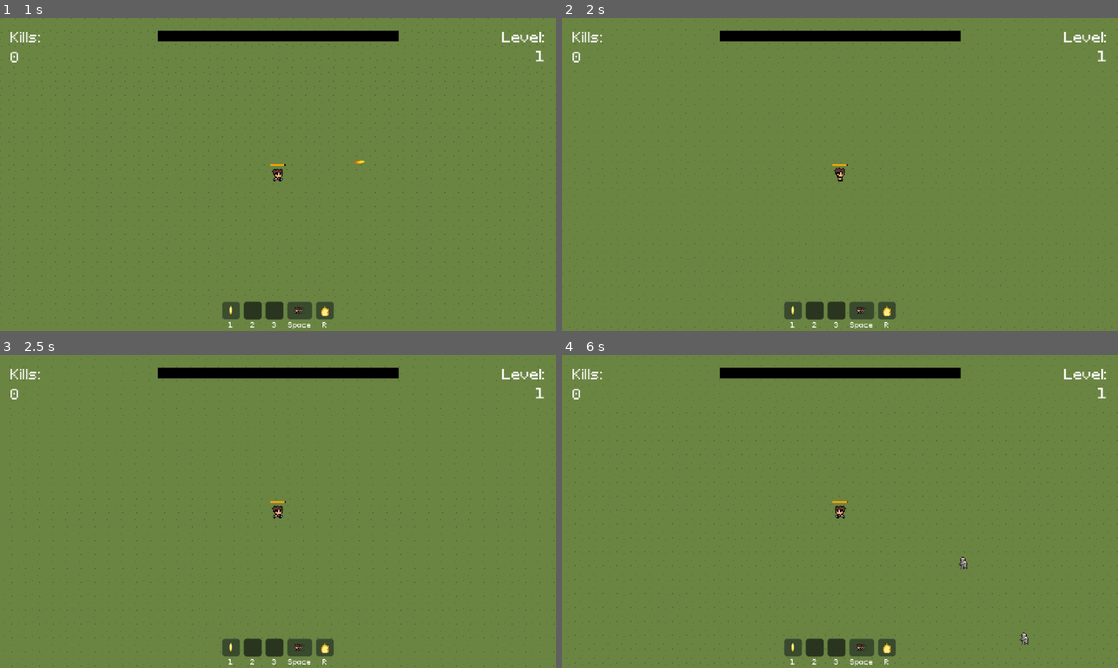
Above: before the commit, frames 1-4 (two rows, left to right).
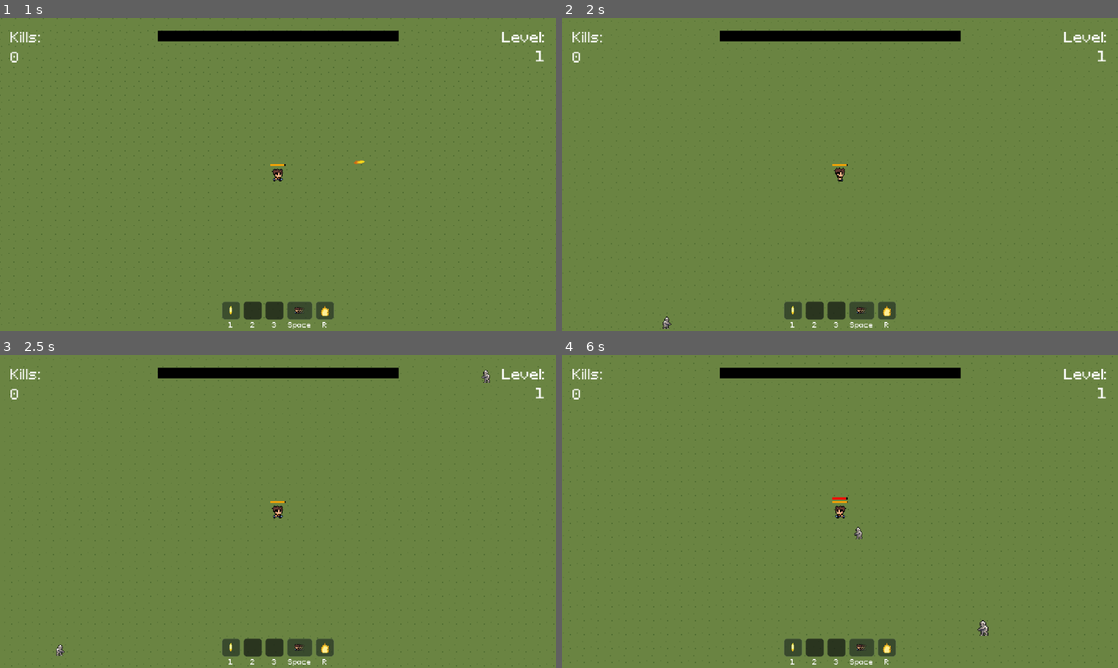
Above: after the commit, the same moments.

Repository: mp1707/godot-survivors-game
Game: Godot game, scene res://scenes/main.tscn
Two runs of this game, one before a commit and one after it. Both use one fixed random seed, a clock stepped at 60 frames per second and the inputs below.
Inputs (mouse positions are in pixels of both pictures, inside the frame that each line leads up to):
- Up to frame 1 (1 s): tap Enter at 0.5 s; move the mouse to (400, 158) at 0.52 s; hold D (move_right) from 0.53 s (still down); hold 1 (action1) from 0.53 s (still down); click (400, 158) at 0.67 s
- Up to frame 2 (2 s): release D (move_right) at 1.25 s; release 1 (action1) at 1.25 s; drag from (728, 190) to (967, 152) at 1.27 s
- Up to frame 3 (2.5 s): move the mouse to (333, 442) at 2.02 s; hold D (move_right) from 2.03 s (still down); hold 3 (action3) from 2.03 s (still down)
- Up to frame 4 (6 s): release D (move_right) at 2.75 s; release 3 (action3) at 2.75 s; drag from (812, 574) to (673, 464) at 2.77 s; move the mouse to (1006, 558) at 3.52 s; hold A (move_left) 3.53-4.25 s; hold Space (dash) 3.53-4.25 s; drag from (673, 464) to (756, 433) at 4.27 s; move the mouse to (867, 511) at 5.02 s; hold Down (move_down) 5.03-5.75 s; hold 2 (action2) 5.03-5.75 s; click (867, 511) at 5.17 s; drag from (756, 433) to (728, 527) at 5.77 s

Frame 1 is identical in both runs. In frame 2, less than 0.1% of the frame differs, in the area x 18-20%, y 95-100%; in frame 3, less than 0.1%; in frame 4, 1.3%, in the area x 0-100%, y 0-99%.

Commit message:
refactor: replace enemy pool with staged wave definitions and add crawler and eye enemy types

Diff:
--- /dev/null
+++ b/resources/balance/enemies/crawler.tres
@@ -0,0 +1,20 @@
+[gd_resource type="Resource" script_class="EnemyDefinition" load_steps=3 format=3]
+
+[ext_resource type="Script" path="res://scripts/data/balance/enemy_definition.gd" id="1_script"]
+[ext_resource type="PackedScene" path="res://scenes/enemies/crawler.tscn" id="2_scene"]
+
+[resource]
+script = ExtResource("1_script")
+id = &"crawler"
+scene = ExtResource("2_scene")
+max_hp = 2
+attack_damage = 10
+attack_range = 18.0
+attack_interval = 0.9
+move_speed = 36.0
+stop_distance = 12.0
+knockback_strength = 60.0
+knockback_decay = 650.0
+hit_flash_time = 0.07
+xp_drop_value = 1
+sprite_scale = 1.0
--- /dev/null
+++ b/resources/balance/enemies/crawler_elite.tres
@@ -0,0 +1,20 @@
+[gd_resource type="Resource" script_class="EnemyDefinition" load_steps=3 format=3]
+
+[ext_resource type="Script" path="res://scripts/data/balance/enemy_definition.gd" id="1_script"]
+[ext_resource type="PackedScene" path="res://scenes/enemies/crawler.tscn" id="2_scene"]
+
+[resource]
+script = ExtResource("1_script")
+id = &"crawler_elite"
+scene = ExtResource("2_scene")
+max_hp = 4
+attack_damage = 12
+attack_range = 18.0
+attack_interval = 0.9
+move_speed = 36.0
+stop_distance = 12.0
+knockback_strength = 55.0
+knockback_decay = 650.0
+hit_flash_time = 0.07
+xp_drop_value = 3
+sprite_scale = 1.3
--- /dev/null
+++ b/resources/balance/enemies/eye.tres
@@ -0,0 +1,20 @@
+[gd_resource type="Resource" script_class="EnemyDefinition" load_steps=3 format=3]
+
+[ext_resource type="Script" path="res://scripts/data/balance/enemy_definition.gd" id="1_script"]
+[ext_resource type="PackedScene" path="res://scenes/enemies/eye.tscn" id="2_scene"]
+
+[resource]
+script = ExtResource("1_script")
+id = &"eye"
+scene = ExtResource("2_scene")
+max_hp = 3
+attack_damage = 12
+attack_range = 20.0
+attack_interval = 0.75
+move_speed = 48.0
+stop_distance = 12.0
+knockback_strength = 70.0
+knockback_decay = 650.0
+hit_flash_time = 0.07
+xp_drop_value = 2
+sprite_scale = 1.0
--- /dev/null
+++ b/resources/balance/enemies/eye_elite.tres
@@ -0,0 +1,20 @@
+[gd_resource type="Resource" script_class="EnemyDefinition" load_steps=3 format=3]
+
+[ext_resource type="Script" path="res://scripts/data/balance/enemy_definition.gd" id="1_script"]
+[ext_resource type="PackedScene" path="res://scenes/enemies/eye.tscn" id="2_scene"]
+
+[resource]
+script = ExtResource("1_script")
+id = &"eye_elite"
+scene = ExtResource("2_scene")
+max_hp = 6
+attack_damage = 14
+attack_range = 20.0
+attack_interval = 0.75
+move_speed = 48.0
+stop_distance = 12.0
+knockback_strength = 65.0
+knockback_decay = 650.0
+hit_flash_time = 0.07
+xp_drop_value = 4
+sprite_scale = 1.3
--- /dev/null
+++ b/resources/balance/enemies/ghoul_elite.tres
@@ -0,0 +1,20 @@
+[gd_resource type="Resource" script_class="EnemyDefinition" load_steps=3 format=3]
+
+[ext_resource type="Script" path="res://scripts/data/balance/enemy_definition.gd" id="1_script"]
+[ext_resource type="PackedScene" path="res://scenes/enemies/ghoul.tscn" id="2_scene"]
+
+[resource]
+script = ExtResource("1_script")
+id = &"ghoul_elite"
+scene = ExtResource("2_scene")
+max_hp = 3
+attack_damage = 12
+attack_range = 18.0
+attack_interval = 0.8
+move_speed = 40.0
+stop_distance = 12.0
+knockback_strength = 60.0
+knockback_decay = 650.0
+hit_flash_time = 0.07
+xp_drop_value = 2
+sprite_scale = 1.3
--- a/resources/balance/waves/default_run.tres
+++ b/resources/balance/waves/default_run.tres
@@ -1,16 +1,42 @@
-[gd_resource type="Resource" script_class="WaveDefinition" format=3 uid="uid://dlv2luwt6eyej"]
+[gd_resource type="Resource" script_class="WaveDefinition" load_steps=13 format=3 uid="uid://dlv2luwt6eyej"]
 
 [ext_resource type="Script" uid="uid://btts4hin5rw5k" path="res://scripts/data/balance/wave_definition.gd" id="1_script"]
-[ext_resource type="Script" uid="uid://fikysnc6pykc" path="res://scripts/data/balance/enemy_definition.gd" id="1_vk4te"]
-[ext_resource type="Resource" path="res://resources/balance/enemies/ghoul.tres" id="2_ghoul"]
+[ext_resource type="Script" path="res://scripts/data/balance/wave_stage.gd" id="2_stage_script"]
+[ext_resource type="Resource" path="res://resources/balance/enemies/ghoul.tres" id="3_ghoul"]
+[ext_resource type="Resource" path="res://resources/balance/enemies/ghoul_elite.tres" id="4_ghoul_elite"]
+[ext_resource type="Resource" path="res://resources/balance/enemies/crawler.tres" id="5_crawler"]
+[ext_resource type="Resource" path="res://resources/balance/enemies/crawler_elite.tres" id="6_crawler_elite"]
+[ext_resource type="Resource" path="res://resources/balance/enemies/eye.tres" id="7_eye"]
+[ext_resource type="Resource" path="res://resources/balance/enemies/eye_elite.tres" id="8_eye_elite"]
 
 [sub_resource type="Curve" id="Curve_wave_size"]
 _limits = [1.0, 6.0, 0.0, 1.0]
 _data = [Vector2(0, 1), 0.0, 0.0, 0, 0, Vector2(1, 6), 0.0, 0.0, 0, 0]
 point_count = 2
 
+[sub_resource type="Resource" id="WaveStage_ghoul"]
+script = ExtResource("2_stage_script")
+normal_enemy = ExtResource("3_ghoul")
+elite_enemy = ExtResource("4_ghoul_elite")
+enemy_count = 220
+elite_chance = 0.07
+
+[sub_resource type="Resource" id="WaveStage_crawler"]
+script = ExtResource("2_stage_script")
+normal_enemy = ExtResource("5_crawler")
+elite_enemy = ExtResource("6_crawler_elite")
+enemy_count = 280
+elite_chance = 0.08
+
+[sub_resource type="Resource" id="WaveStage_eye"]
+script = ExtResource("2_stage_script")
+normal_enemy = ExtResource("7_eye")
+elite_enemy = ExtResource("8_eye_elite")
+enemy_count = 300
+elite_chance = 0.1
+
 [resource]
 script = ExtResource("1_script")
 wave_size_curve = SubResource("Curve_wave_size")
-max_waves_for_curve = 50
-enemy_pool = Array[ExtResource("1_vk4te")]([ExtResource("2_ghoul")])
+max_waves_for_curve = 40
+stages = Array[ExtResource("2_stage_script")]([SubResource("WaveStage_ghoul"), SubResource("WaveStage_crawler"), SubResource("WaveStage_eye")])
--- /dev/null
+++ b/scenes/enemies/crawler.tscn
@@ -0,0 +1,60 @@
+[gd_scene format=3 uid="uid://1bc8385wiu0l"]
+
+[ext_resource type="Script" uid="uid://cnlf4nfsxr33h" path="res://scripts/enemies/ghoul.gd" id="1_8yhgg"]
+[ext_resource type="Texture2D" uid="uid://c1q31y318pjod" path="res://art/enemies/Dismembered Crawler/DismemberedCrawler.png" id="2_l8e30"]
+[ext_resource type="Script" uid="uid://yc0k8852pd4l" path="res://scripts/combat/hit_reaction_2d.gd" id="3_ntbkm"]
+
+[sub_resource type="AtlasTexture" id="AtlasTexture_hg70l"]
+atlas = ExtResource("2_l8e30")
+region = Rect2(0, 0, 16, 16)
+
+[sub_resource type="AtlasTexture" id="AtlasTexture_8f62q"]
+atlas = ExtResource("2_l8e30")
+region = Rect2(16, 0, 16, 16)
+
+[sub_resource type="AtlasTexture" id="AtlasTexture_d6xth"]
+atlas = ExtResource("2_l8e30")
+region = Rect2(32, 0, 16, 16)
+
+[sub_resource type="AtlasTexture" id="AtlasTexture_gxrs0"]
+atlas = ExtResource("2_l8e30")
+region = Rect2(48, 0, 16, 16)
+
+[sub_resource type="SpriteFrames" id="SpriteFrames_euqfn"]
+animations = [{
+"frames": [{
+"duration": 1.0,
+"texture": SubResource("AtlasTexture_hg70l")
+}, {
+"duration": 1.0,
+"texture": SubResource("AtlasTexture_8f62q")
+}, {
+"duration": 1.0,
+"texture": SubResource("AtlasTexture_d6xth")
+}, {
+"duration": 1.0,
+"texture": SubResource("AtlasTexture_gxrs0")
+}],
+"loop": true,
+"name": &"default",
+"speed": 5.0
+}]
+
+[sub_resource type="CapsuleShape2D" id="CapsuleShape2D_rhry4"]
+radius = 5.0
+height = 16.0
+
+[node name="Crawler" type="CharacterBody2D" unique_id=560951609]
+script = ExtResource("1_8yhgg")
+collision_layer = 4
+collision_mask = 7
+
+[node name="AnimatedSprite2D" type="AnimatedSprite2D" parent="." unique_id=1041669266]
+sprite_frames = SubResource("SpriteFrames_euqfn")
+
+[node name="CollisionShape2D" type="CollisionShape2D" parent="." unique_id=270982335]
+position = Vector2(1, 1)
+shape = SubResource("CapsuleShape2D_rhry4")
+
+[node name="HitReaction" type="Node" parent="." unique_id=850013347]
+script = ExtResource("3_ntbkm")
--- /dev/null
+++ b/scenes/enemies/eye.tscn
@@ -0,0 +1,60 @@
+[gd_scene format=3 uid="uid://fstw5ubi16go"]
+
+[ext_resource type="Script" uid="uid://cnlf4nfsxr33h" path="res://scripts/enemies/ghoul.gd" id="1_817ua"]
+[ext_resource type="Texture2D" uid="uid://bc143k0o0isr8" path="res://art/enemies/Ghastly Eye/GhastlyEye.png" id="2_sypwk"]
+[ext_resource type="Script" uid="uid://yc0k8852pd4l" path="res://scripts/combat/hit_reaction_2d.gd" id="3_50m3f"]
+
+[sub_resource type="AtlasTexture" id="AtlasTexture_hg70l"]
+atlas = ExtResource("2_sypwk")
+region = Rect2(0, 0, 16, 16)
+
+[sub_resource type="AtlasTexture" id="AtlasTexture_8f62q"]
+atlas = ExtResource("2_sypwk")
+region = Rect2(16, 0, 16, 16)
+
+[sub_resource type="AtlasTexture" id="AtlasTexture_d6xth"]
+atlas = ExtResource("2_sypwk")
+region = Rect2(32, 0, 16, 16)
+
+[sub_resource type="AtlasTexture" id="AtlasTexture_gxrs0"]
+atlas = ExtResource("2_sypwk")
+region = Rect2(48, 0, 16, 16)
+
+[sub_resource type="SpriteFrames" id="SpriteFrames_euqfn"]
+animations = [{
+"frames": [{
+"duration": 1.0,
+"texture": SubResource("AtlasTexture_hg70l")
+}, {
+"duration": 1.0,
+"texture": SubResource("AtlasTexture_8f62q")
+}, {
+"duration": 1.0,
+"texture": SubResource("AtlasTexture_d6xth")
+}, {
+"duration": 1.0,
+"texture": SubResource("AtlasTexture_gxrs0")
+}],
+"loop": true,
+"name": &"default",
+"speed": 5.0
+}]
+
+[sub_resource type="CapsuleShape2D" id="CapsuleShape2D_rhry4"]
+radius = 5.0
+height = 16.0
+
+[node name="Eye" type="CharacterBody2D" unique_id=560951609]
+script = ExtResource("1_817ua")
+collision_layer = 4
+collision_mask = 7
+
+[node name="AnimatedSprite2D" type="AnimatedSprite2D" parent="." unique_id=1041669266]
+sprite_frames = SubResource("SpriteFrames_euqfn")
+
+[node name="CollisionShape2D" type="CollisionShape2D" parent="." unique_id=270982335]
+position = Vector2(1, 1)
+shape = SubResource("CapsuleShape2D_rhry4")
+
+[node name="HitReaction" type="Node" parent="." unique_id=850013347]
+script = ExtResource("3_50m3f")
--- a/scripts/data/balance/enemy_definition.gd
+++ b/scripts/data/balance/enemy_definition.gd
@@ -21,3 +21,6 @@
 
 @export_group("Rewards")
 @export var xp_drop_value: int = 1
+
+@export_group("Visuals")
+@export var sprite_scale: float = 1.0
--- a/scripts/data/balance/wave_definition.gd
+++ b/scripts/data/balance/wave_definition.gd
@@ -1,7 +1,6 @@
 extends Resource
 class_name WaveDefinition
 
-@export var total_enemy_count: int = 100
 @export var wave_size_increase_every: int = 5
 @export var max_enemies_per_wave: int = 6
 
@@ -13,8 +12,8 @@
 @export var wave_size_curve: Curve
 @export var max_waves_for_curve: int = 100
 
-@export_group("Enemies")
-@export var enemy_pool: Array[EnemyDefinition] = []
+@export_group("Stages")
+@export var stages: Array[WaveStage] = []
 
 func get_wave_size(wave_index: int) -> int:
 	var cap: int = maxi(max_enemies_per_wave, 1)
@@ -29,8 +28,19 @@
 	var step_index: int = int(float(wave_index) / float(waves_per_step))
 	return clampi(1 + step_index, 1, cap)
 
-func pick_enemy(rng: RandomNumberGenerator) -> EnemyDefinition:
-	if enemy_pool.is_empty():
-		return null
-	var index: int = rng.randi_range(0, enemy_pool.size() - 1)
-	return enemy_pool[index]
+func get_total_enemy_count() -> int:
+	var total: int = 0
+	for stage: WaveStage in stages:
+		if stage != null:
+			total += maxi(stage.enemy_count, 0)
+	return total
+
+func pick_enemy_for_spawn(rng: RandomNumberGenerator, spawned_count: int) -> EnemyDefinition:
+	var cumulative: int = 0
+	for stage: WaveStage in stages:
+		if stage == null:
+			continue
+		cumulative += maxi(stage.enemy_count, 0)
+		if spawned_count < cumulative:
+			return stage.pick_enemy(rng)
+	return null
--- /dev/null
+++ b/scripts/data/balance/wave_stage.gd
@@ -0,0 +1,12 @@
+extends Resource
+class_name WaveStage
+
+@export var normal_enemy: EnemyDefinition
+@export var elite_enemy: EnemyDefinition
+@export var enemy_count: int = 100
+@export_range(0.0, 1.0, 0.01) var elite_chance: float = 0.08
+
+func pick_enemy(rng: RandomNumberGenerator) -> EnemyDefinition:
+	if elite_enemy != null and rng.randf() < elite_chance:
+		return elite_enemy
+	return normal_enemy
--- a/scripts/enemies/ghoul.gd
+++ b/scripts/enemies/ghoul.gd
@@ -47,6 +47,8 @@
 	knockback_strength = definition.knockback_strength
 	knockback_decay = definition.knockback_decay
 	hit_flash_time = definition.hit_flash_time
+	if _animated_sprite != null:
+		_animated_sprite.scale = Vector2.ONE * definition.sprite_scale
 
 func _physics_process(delta: float) -> void:
 	_hit_reaction.physics_step(delta)
--- a/scripts/main.gd
+++ b/scripts/main.gd
@@ -66,25 +66,26 @@
 	if wave == null:
 		_wave_spawn_timer.stop()
 		return
-	if _spawned_enemies >= wave.total_enemy_count:
+	var total: int = wave.get_total_enemy_count()
+	if _spawned_enemies >= total:
 		_wave_spawn_timer.stop()
 		return
 
 	var wave_size: int = wave.get_wave_size(_wave_index)
-	var remaining: int = wave.total_enemy_count - _spawned_enemies
+	var remaining: int = total - _spawned_enemies
 	var spawn_count: int = mini(wave_size, remaining)
 
 	for i: int in range(spawn_count):
 		_spawn_enemy()
-
-	_spawned_enemies += spawn_count
+		_spawned_enemies += 1
+
 	_wave_index += 1
 
 func _spawn_enemy() -> void:
 	if wave == null or _player == null:
 		return
 
-	var enemy_def: EnemyDefinition = wave.pick_enemy(_rng)
+	var enemy_def: EnemyDefinition = wave.pick_enemy_for_spawn(_rng, _spawned_enemies)
 	if enemy_def == null or enemy_def.scene == null:
 		push_error("WaveDefinition has no valid enemy to spawn.")
 		return
Not shown, added: scripts/data/balance/wave_stage.gd.uid
Not shown, changed: progression_system.md
